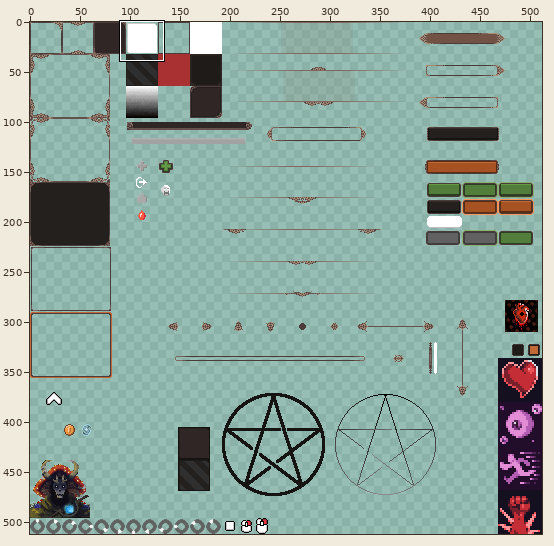
Two states of a sprite sheet, Assets/Art/UISpriteSheet.png. Above, an overview of the earlier version with the close-up marked.
Close-up. Before the commit:
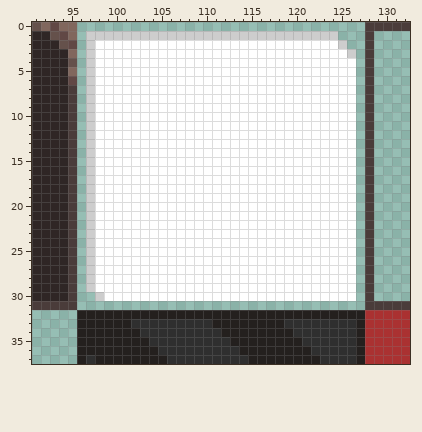
The file is 512x512 pixels. Pixels under 10% opacity are left out. Colours within 5 levels of each other are drawn and written as one. Shown: x 91..132, y 0..37.
After the commit:
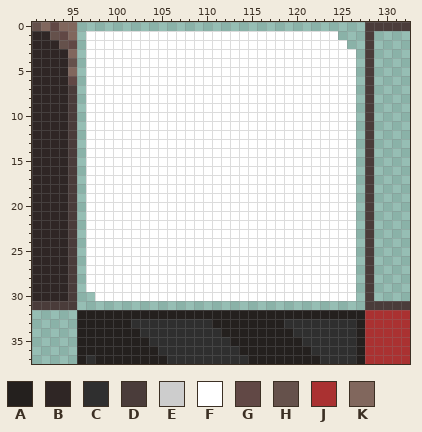
Palette (. is transparent): A #24201e  B #2f2625  C #2f2f2f  D #4a3c3a  E #cdcdcd  F #ffffff  G #614845  H #65514b  J #aa3131  K #81675d
Change:
Colour E gives way to colour F in row 1 at x 97 to 124; in row 2 at x 97 and 125; in row 3 at x 97 and 126; in rows 4 to 29 at x 97; in row 30 at x 98.
Pixel boxes of the changes (left, top, right, bottom) in both close-ups:
changed: (86, 31, 356, 301)
